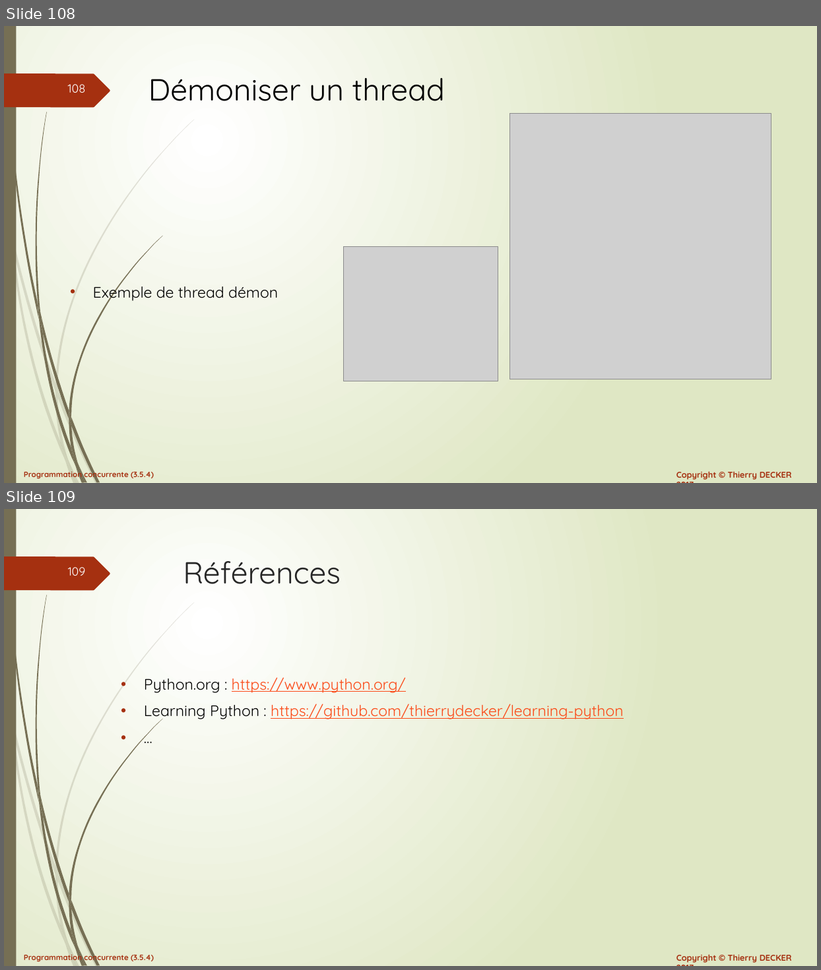
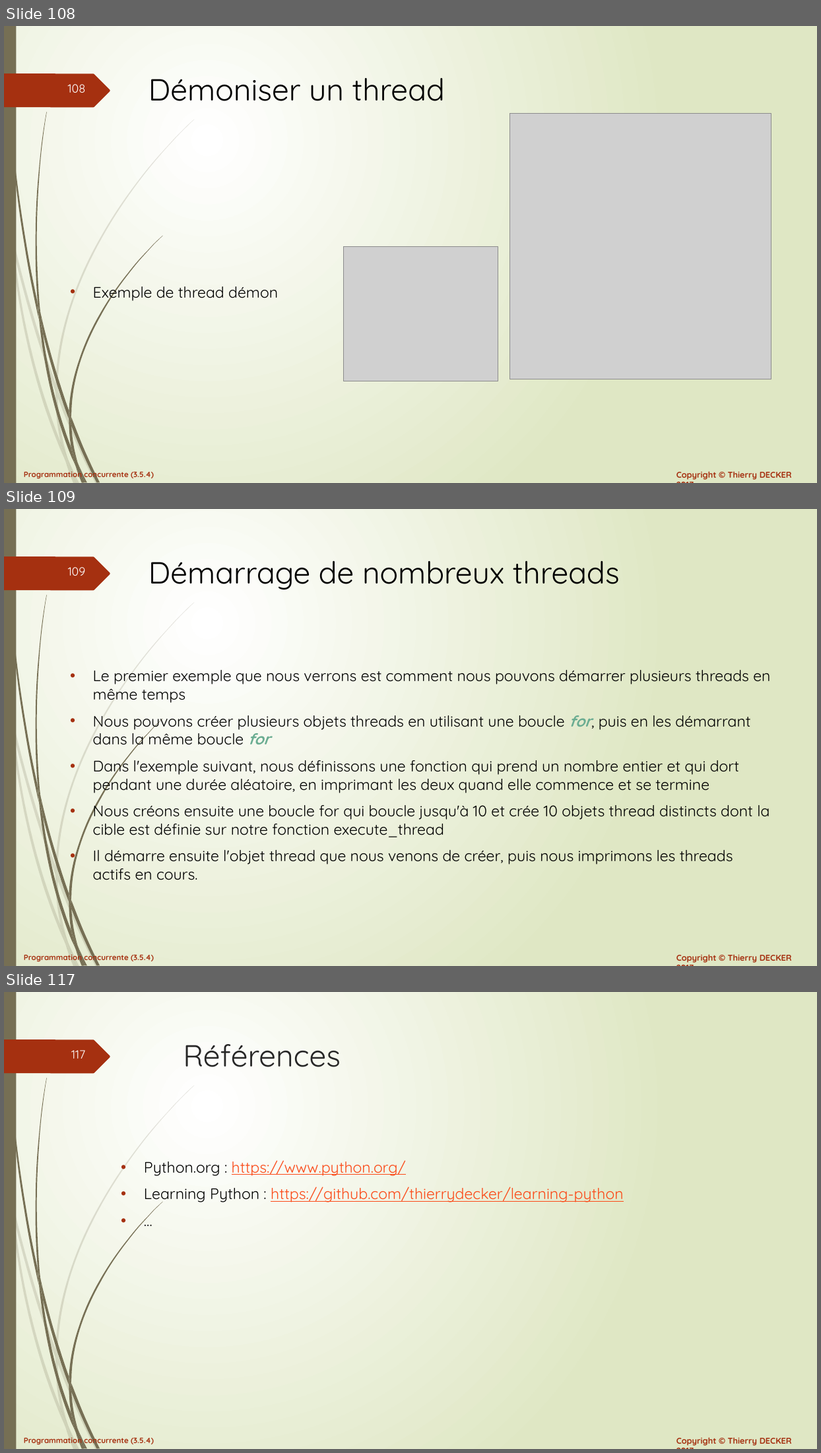
Before and after one commit to VikmanTheRacoon/learning-python, a slide deck: documentations/python-103.pptx. Shown one above the other, each under a label of ours: slides 108 and 109 before the commit, slides 108, 109 and 117 after it; the slides between them are not shown. The pictures are 821x970 and 821x1453 pixels, drawn with LibreOffice and Linux fonts; fonts in the diff are those of the drawing; grey boxes stand for pictures. Boxes give left, top, right and bottom in pixels: in the first picture for what was removed or moved away, otherwise in the second. Text is boxed around its words. In the diff, an @@ line names an element or a change of style, - is before the commit and + after.

```diff
--- a/documentations/python-103.pptx
+++ b/documentations/python-103.pptx
@@ slide 109 added at (4,509,817,966), background gradient #FFFFFF to #DFE8C4; not listed: 27 template elements that a slide beside it also shows @@
@@ title added at (149,561,620,590), 36 pt, text #000000 @@
+Démarrage de nombreux threads
@@ text added at (93,670,770,881), 18 pt, text #000000 @@
+• Le premier exemple que nous verrons est comment nous pouvons démarrer plusieurs threads en même temps
+• Nous pouvons créer plusieurs objets threads en utilisant une boucle for, puis en les démarrant dans la même boucle for
+• Dans l'exemple suivant, nous définissons une fonction qui prend un nombre entier et qui dort pendant une durée aléatoire, en imprimant les deux quand elle commence et se termine
+• Nous créons ensuite une boucle for qui boucle jusqu'à 10 et crée 10 objets thread distincts dont la cible est définie sur notre fonction execute_thread
+• Il démarre ensuite l'objet thread que nous venons de créer, puis nous imprimons les threads actifs en cours.
@@ what was slide 109 is now slide 117 @@
@@ page number at (71,1050,85,1059): text changed @@
-109
+117
```
Also in this commit, not shown: 7 other slides added, 1 other file.
